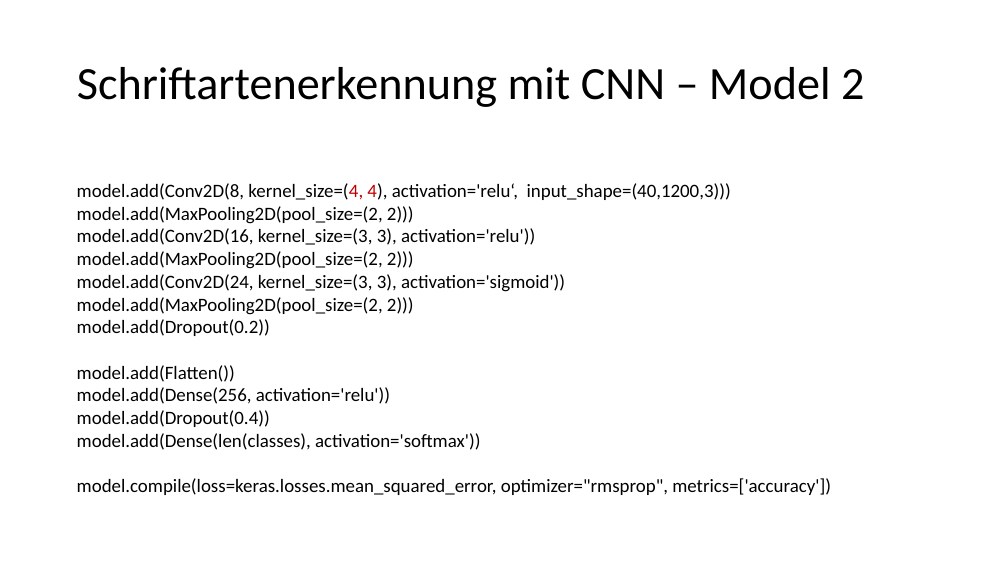
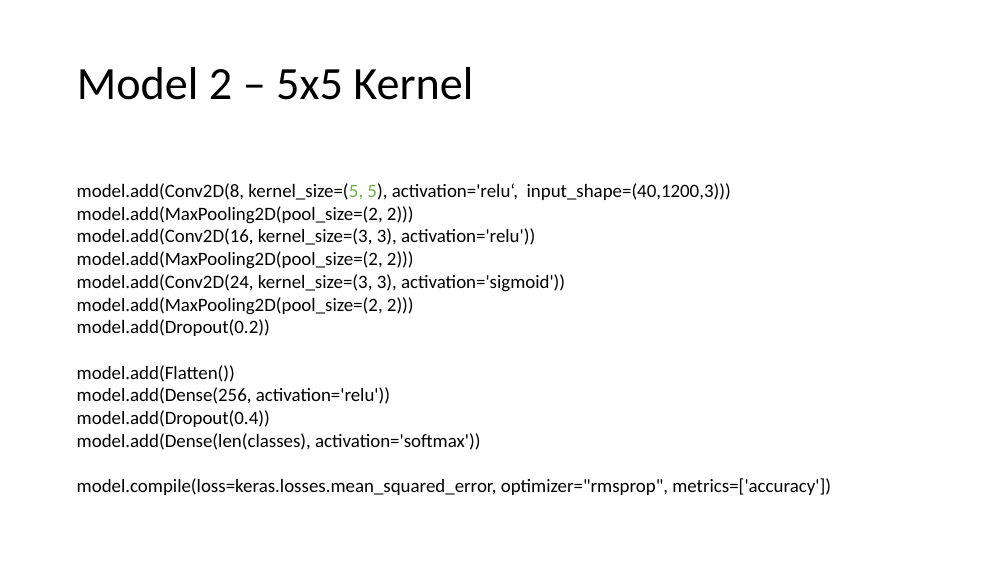
Before and after one commit to alex-ta/Fontinator, a slide deck: slide 6 of NeuronalNet/Alex/Schriftartenerkennung mit CNN.pptx. Drawn at 1008x567 pixels with LibreOffice and Linux fonts; fonts in the diff are those of the drawing. Boxes give left, top, right and bottom in pixels: in the first picture for what was removed or moved away, otherwise in the second. Text is boxed around its words. In the diff, an @@ line names an element or a change of style, - is before the commit and + after.

```diff
--- a/NeuronalNet/Alex/Schriftartenerkennung mit CNN.pptx
+++ b/NeuronalNet/Alex/Schriftartenerkennung mit CNN.pptx
@@ title at [77,67,473,100]: text changed @@
-Schriftartenerkennung mit CNN – Model 2
+Model 2 – 5x5 Kernel
@@ text at [77,183,731,200]: text changed @@
-model.add(Conv2D(8, kernel_size=(4, 4), activation='relu‘, input_shape=(40,1200,3)))
+model.add(Conv2D(8, kernel_size=(5, 5), activation='relu‘, input_shape=(40,1200,3)))
```
Also in this commit, not shown: 10 other slides changed, 6 slides removed, 21 other files.
